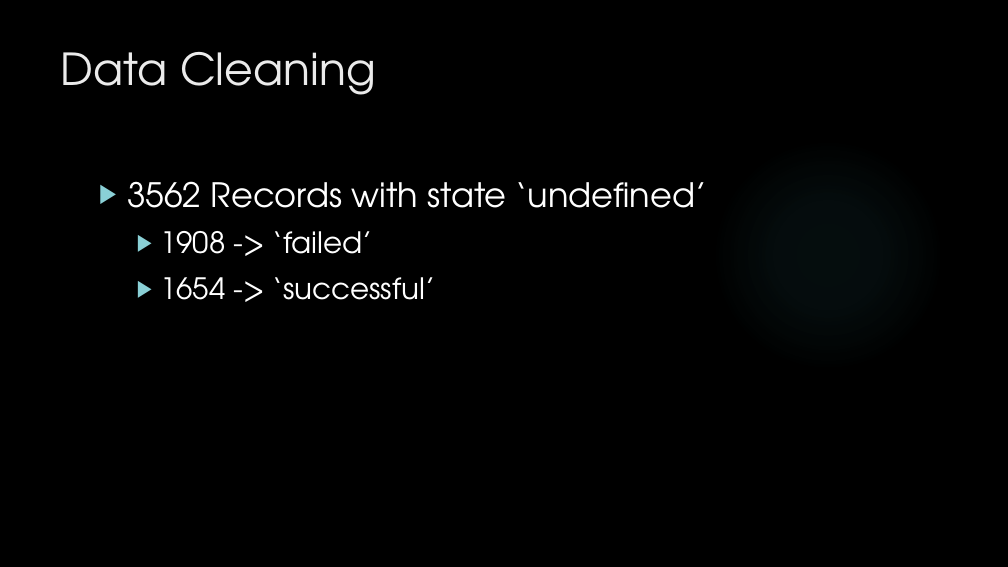
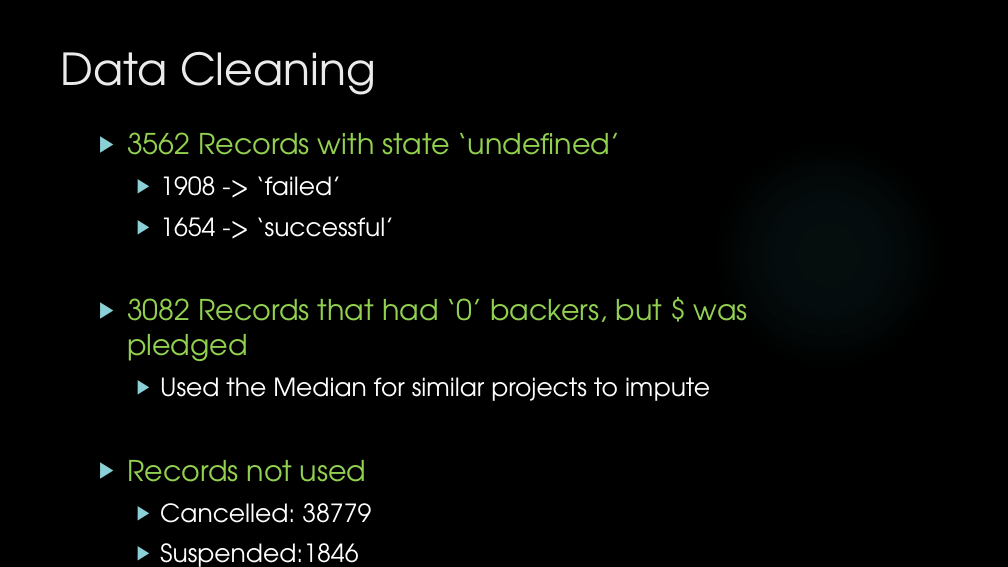
Before and after one commit to jedeming11/summerProject, a slide deck: slide 4 of Presentation.pptx (slide 7 before the commit). Drawn at 1008x567 pixels with LibreOffice and Linux fonts; fonts in the diff are those of the drawing; background and template pictures are left out. Boxes give left, top, right and bottom in pixels: in the first picture for what was removed or moved away, otherwise in the second. Text is boxed around its words. In the diff, an @@ line names an element or a change of style, - is before the commit and + after.

```diff
--- a/Presentation.pptx
+++ b/Presentation.pptx
@@ text "3562 Records with state ‘undefined’": place and size @@
-text "3562 Records with state ‘undefined’" at box(127, 181, 707, 300)
+text "3562 Records with state ‘undefined’" at box(127, 132, 748, 523)
@@ text at box(127, 132, 621, 237): size 32 to 27.2 pt, text colour #FFFFFF to #92D050 in "3562 Records with state ‘undefined’"; size 28 to 23.8 pt in "1908 -> ‘failed’", "1654 -> ‘successful’" @@
@@ text at box(127, 298, 748, 523): paragraphs added @@
+▶ 3082 Records that had ‘0’ backers, but $ was pledged
+  ▶ Used the Median for similar projects to impute
+▶ Records not used
+  ▶ Cancelled: 38779
+  ▶ Suspended:1846
```
Also in this commit, not shown: 3 other slides changed, 4 slides added, 2 slides removed.
